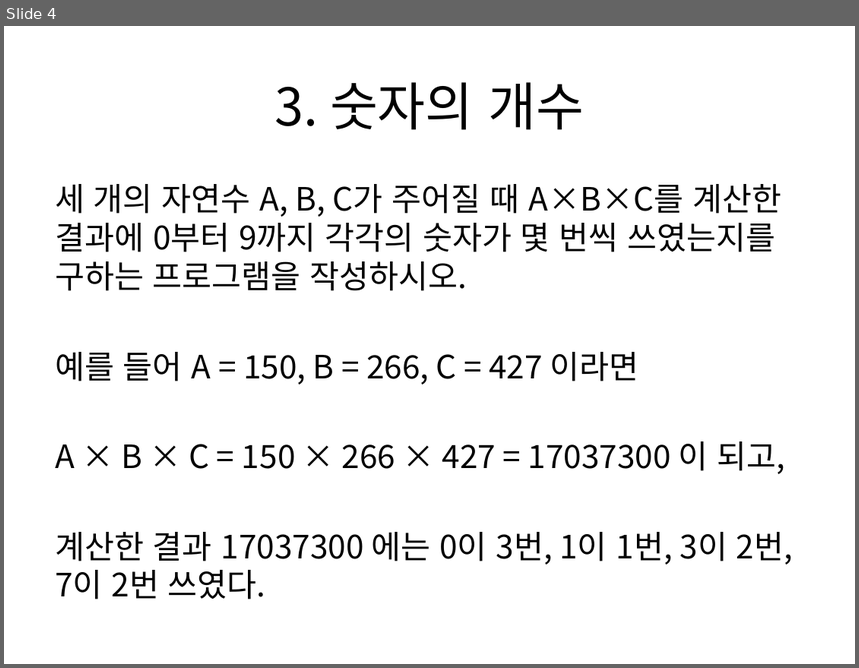
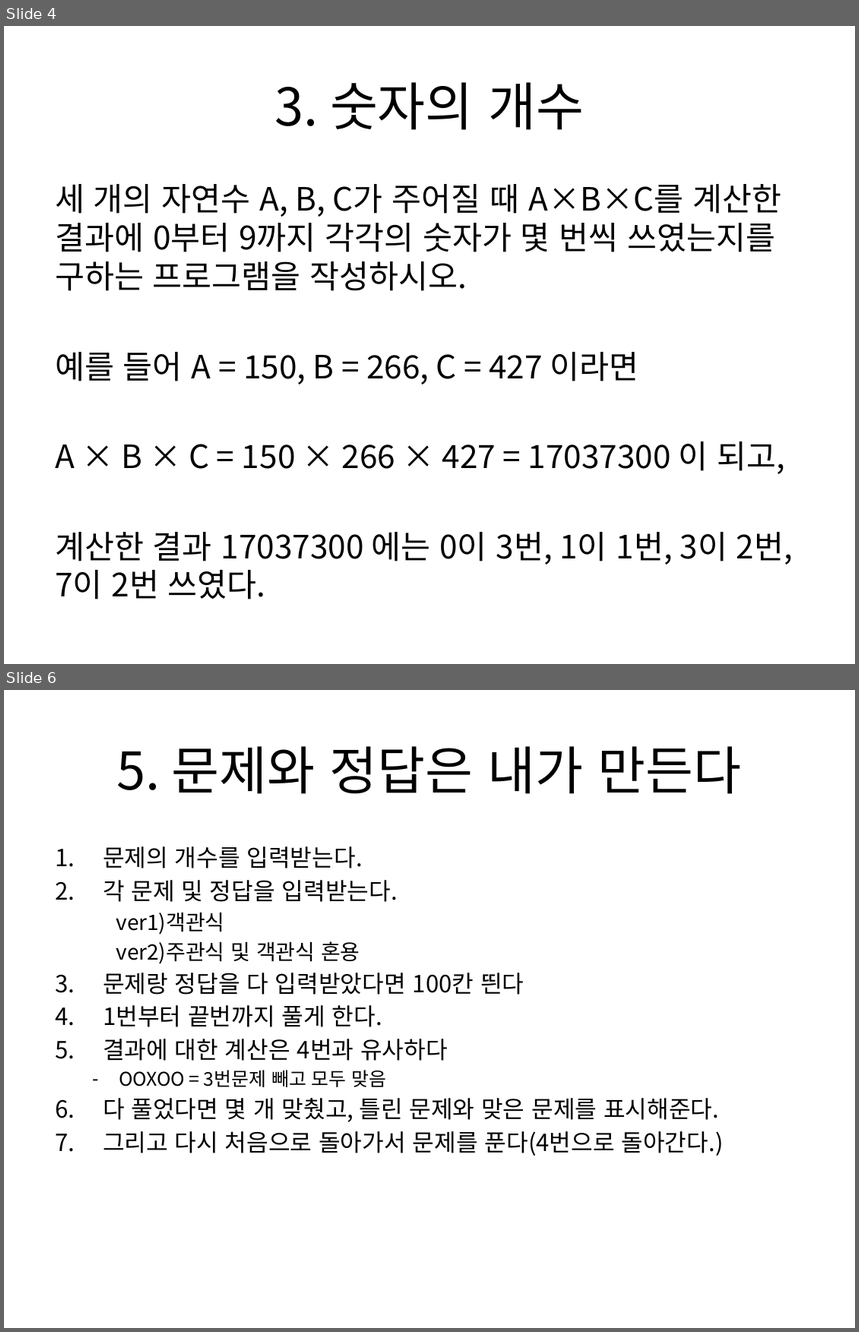
Before and after one commit to Yorgos7784/SW_Lesson, a slide deck: Etc/20201228 코딩문제.pptx. Shown one above the other, each under a label of ours: slide 4 before the commit, slides 4 and 6 after it; the slides between them are not shown. The pictures are 859x668 and 859x1332 pixels, drawn with LibreOffice and Linux fonts; fonts in the diff are those of the drawing. Boxes give left, top, right and bottom in pixels: in the first picture for what was removed or moved away, otherwise in the second. Text is boxed around its words. In the diff, an @@ line names an element or a change of style, - is before the commit and + after.

```diff
--- a/Etc/20201228 코딩문제.pptx
+++ b/Etc/20201228 코딩문제.pptx
@@ slide 6 added at box(4, 690, 855, 1328), background #FFFFFF @@
@@ title added at box(116, 746, 742, 794), 44 pt, text #000000 @@
+5. 문제와 정답은 내가 만든다
@@ text added at box(103, 847, 724, 1156), 20 pt, text #000000 @@
+1. 문제의 개수를 입력받는다.
+2. 각 문제 및 정답을 입력받는다.
+  ver1)객관식
+  ver2)주관식 및 객관식 혼용
+3. 문제랑 정답을 다 입력받았다면 100칸 띈다
+4. 1번부터 끝번까지 풀게 한다.
+5. 결과에 대한 계산은 4번과 유사하다
+  – OOXOO = 3번문제 빼고 모두 맞음
+6. 다 풀었다면 몇 개 맞췄고, 틀린 문제와 맞은 문제를 표시해준다.
+7. 그리고 다시 처음으로 돌아가서 문제를 푼다(4번으로 돌아간다.)
```
Also in this commit, not shown: 1 slide changed, 3 other files.
